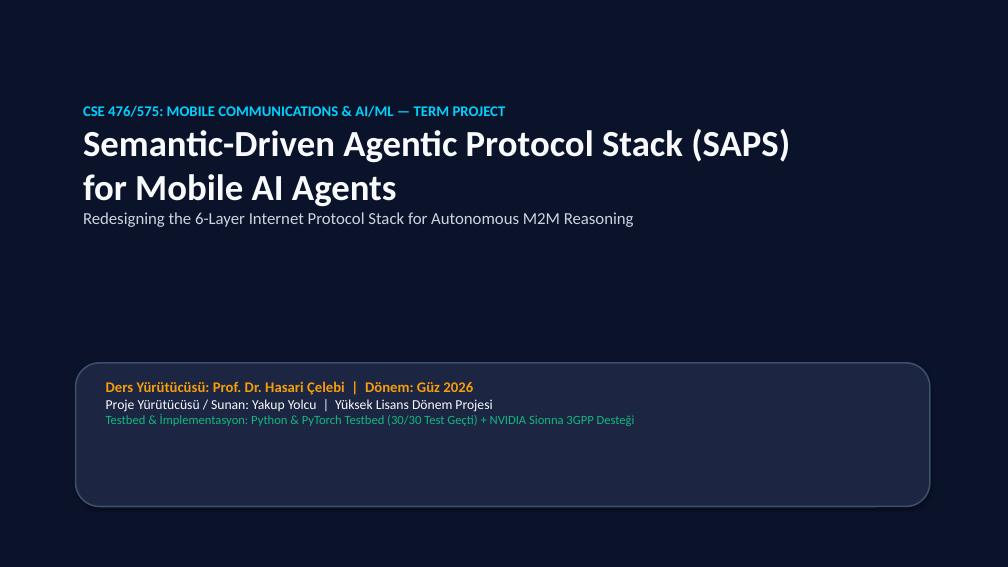
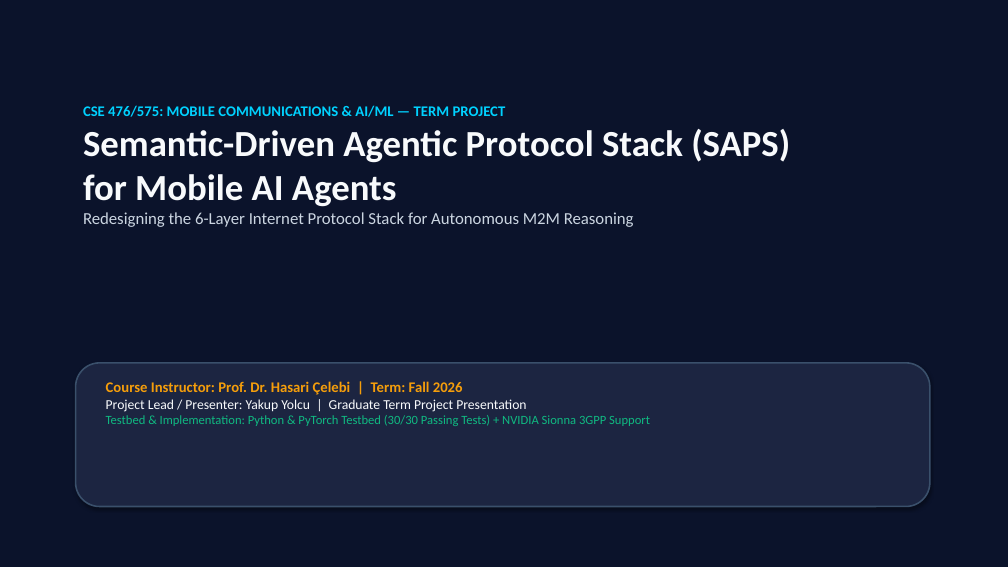
Before and after one commit to TalhaYolcu/saps, a slide deck: slide 1 of docs/SAPS_Presentation.pptx. Drawn at 1008x567 pixels with LibreOffice and Linux fonts; fonts in the diff are those of the drawing. Boxes give left, top, right and bottom in pixels: in the first picture for what was removed or moved away, otherwise in the second. Text is boxed around its words. In the diff, an @@ line names an element or a change of style, - is before the commit and + after.

```diff
--- a/docs/SAPS_Presentation.pptx
+++ b/docs/SAPS_Presentation.pptx
@@ text at bbox=[106, 381, 650, 426]: text changed @@
-Ders Yürütücüsü: Prof. Dr. Hasari Çelebi | Dönem: Güz 2026
-Proje Yürütücüsü / Sunan: Yakup Yolcu | Yüksek Lisans Dönem Projesi
-Testbed & İmplementasyon: Python & PyTorch Testbed (30/30 Test Geçti) + NVIDIA Sionna 3GPP Desteği
+Course Instructor: Prof. Dr. Hasari Çelebi | Term: Fall 2026
+Project Lead / Presenter: Yakup Yolcu | Graduate Term Project Presentation
+Testbed & Implementation: Python & PyTorch Testbed (30/30 Passing Tests) + NVIDIA Sionna 3GPP Support
```
Also in this commit, not shown: 23 other slides changed, 2 slides added, 2 slides removed, 2 other files.
